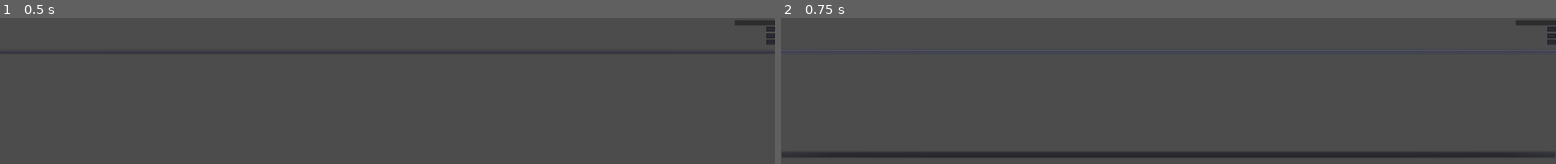
Above: before the commit, frames 1-2 (left to right).
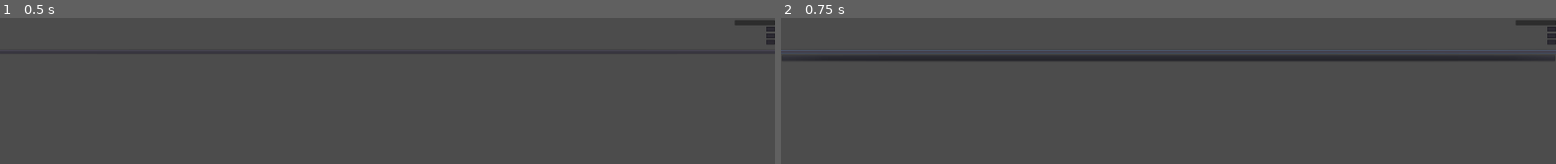
Above: after the commit, the same moments.

Repository: nicemicro/nice_tournament
Game: Godot game, scene res://subscenes/tournament/group_edit.tscn
The game is run twice, just before and just after one commit, with the same random seed, the same clock (stepped at 60 frames per second) and the same inputs. This scene is started directly instead of the project's main scene.
Inputs:
- Up to frame 1 (0.5 s): no input
- Up to frame 2 (0.75 s): click "Add map" at 0.5 s

Frame 1 is identical in both runs. In frame 2, 6.5% of the frame differs, in the area x 0-100%, y 25-96%.
Error before the commit: Invalid get index 'output' (on base: 'Nil'). (res://subscenes/tournament/group_edit.gd:16)
Error after the commit: Invalid get index 'output' (on base: 'Nil'). (res://subscenes/tournament/group_edit.gd:23)

Commit message:
Dual tourney groups added

Diff:
--- a/source/project.godot
+++ b/source/project.godot
@@ -9,6 +9,11 @@
 config_version=4
 
 _global_script_classes=[ {
+"base": "RoundResource",
+"class": "DualTourneyRound",
+"language": "GDScript",
+"path": "res://resources/dual_tourney_group.gd"
+}, {
 "base": "RoundResource",
 "class": "GroupRound",
 "language": "GDScript",
@@ -35,6 +40,7 @@
 "path": "res://resources/seed.gd"
 } ]
 _global_script_class_icons={
+"DualTourneyRound": "",
 "GroupRound": "",
 "MapResource": "",
 "PlayerResource": "",
--- /dev/null
+++ b/source/resources/dual_tourney_group.gd
@@ -0,0 +1,44 @@
+extends RoundResource
+class_name DualTourneyRound
+
+var groupNum: int = 2 setget setGroupNum, getGroupNum
+var neededWins: Array = [1, 2, 2] setget setWins, getWins
+
+func _init() -> void:
+	virtualInputMult = 0
+
+func getOutput() -> int:
+	return groupNum * 4
+
+func setOutput(newOutput: int) -> void:
+	fail(newOutput)
+
+func getInput() -> int:
+	return groupNum * 4
+
+func setInput(newInput: int) -> void:
+	fail(newInput)
+
+func setGroupNum(newNum: int) -> void:
+	if newNum < 1:
+		return
+	groupNum = newNum
+
+func getGroupNum() -> int:
+	return groupNum
+
+func setWins(newWins: Array) -> void:
+	if len(newWins) != 3:
+		printerr("The required wins should be a 3 element array of ints")
+		return
+	for winNum in newWins:
+		if not winNum is int:
+			printerr("The required wins should be a 3 element array of ints")
+			return
+		if winNum < 1:
+			printerr("The required wins has to be at least 1")
+			return
+	neededWins = newWins.duplicate()
+
+func getWins() -> Array:
+	return neededWins.duplicate()
--- /dev/null
+++ b/source/resources/dual_tourney_group.tres
@@ -0,0 +1,6 @@
+[gd_resource type="Resource" load_steps=2 format=2]
+
+[ext_resource path="res://resources/dual_tourney_group.gd" type="Script" id=1]
+
+[resource]
+script = ExtResource( 1 )
--- /dev/null
+++ b/source/subscenes/tournament/dual_tourney_edit.gd
@@ -0,0 +1,58 @@
+extends "res://subscenes/tournament/round_edit_base.gd"
+
+onready var groupNumInp: LineEdit = $GroupNum/GroupNumInput
+onready var WinsFirstInp: LineEdit = $WinsFirst/WinInput
+onready var WinsWinLosInp: LineEdit = $WinsWinnerLoser/WinInput
+onready var WinsFinalInp: LineEdit = $WinsFinal/WinInput
+
+func _ready():
+	._ready()
+	playerNumberChange()
+
+func attachResource(newRoundRes: RoundResource) -> void:
+	if not newRoundRes is DualTourneyRound:
+		assert(false, "This UI is for dual tournament rounds only.")
+		return
+	.attachResource(newRoundRes)
+
+func _on_GroupNumInput_text_changed(new_text):
+	if str(int(new_text)) != new_text:
+		groupNumInp.text = ""
+		roundRes.groupNum = 1
+	else:
+		roundRes.groupNum = int(new_text)
+		groupNumInp.text = str(roundRes.groupNum)
+	playerNumberChange()
+
+func _on_WinFirst_text_changed(new_text):
+	var winsList: Array = roundRes.neededWins
+	if str(int(new_text)) != new_text:
+		WinsFirstInp.text = ""
+		winsList[0] = 1
+		roundRes.neededWins = winsList
+		return
+	winsList[0] = int(new_text)
+	roundRes.neededWins = winsList
+	WinsFirstInp.text = str(roundRes.neededWins[0])
+
+func _on_WinWL_text_changed(new_text):
+	var winsList: Array = roundRes.neededWins
+	if str(int(new_text)) != new_text:
+		WinsWinLosInp.text = ""
+		winsList[1] = 2
+		roundRes.neededWins = winsList
+		return
+	winsList[1] = int(new_text)
+	roundRes.neededWins = winsList
+	WinsWinLosInp.text = str(roundRes.neededWins[1])
+
+func _on_WinFinal_text_changed(new_text):
+	var winsList: Array = roundRes.neededWins
+	if str(int(new_text)) != new_text:
+		WinsFinalInp.text = ""
+		winsList[2] = 2
+		roundRes.neededWins = winsList
+		return
+	winsList[2] = int(new_text)
+	roundRes.neededWins = winsList
+	WinsFinalInp.text = str(roundRes.neededWins[2])
--- /dev/null
+++ b/source/subscenes/tournament/dual_tourney_edit.tscn
@@ -0,0 +1,111 @@
+[gd_scene load_steps=4 format=2]
+
+[ext_resource path="res://fonts/default_theme.tres" type="Theme" id=1]
+[ext_resource path="res://subscenes/tournament/round_edit_base.tscn" type="PackedScene" id=2]
+[ext_resource path="res://subscenes/tournament/dual_tourney_edit.gd" type="Script" id=3]
+
+[node name="GroupEdit" instance=ExtResource( 2 )]
+script = ExtResource( 3 )
+
+[node name="Label" parent="." index="0"]
+text = "Group"
+
+[node name="PlayerCounter" parent="HBoxContainer" index="1"]
+text = "6"
+
+[node name="GroupNum" type="HBoxContainer" parent="." index="2"]
+margin_top = 90.0
+margin_right = 1920.0
+margin_bottom = 136.0
+
+[node name="Label" type="Label" parent="GroupNum" index="0"]
+margin_top = 5.0
+margin_right = 1798.0
+margin_bottom = 41.0
+size_flags_horizontal = 3
+theme = ExtResource( 1 )
+text = "Number of groups:"
+
+[node name="GroupNumInput" type="LineEdit" parent="GroupNum" index="1"]
+margin_left = 1802.0
+margin_right = 1920.0
+margin_bottom = 46.0
+theme = ExtResource( 1 )
+text = "2"
+max_length = 1
+placeholder_text = "1"
+
+[node name="WinsFirst" type="HBoxContainer" parent="." index="3"]
+margin_top = 140.0
+margin_right = 1920.0
+margin_bottom = 186.0
+
+[node name="Label" type="Label" parent="WinsFirst" index="0"]
+margin_top = 5.0
+margin_right = 1798.0
+margin_bottom = 41.0
+size_flags_horizontal = 3
+theme = ExtResource( 1 )
+text = "Wins needed for first 1v1:"
+
+[node name="WinInput" type="LineEdit" parent="WinsFirst" index="1"]
+margin_left = 1802.0
+margin_right = 1920.0
+margin_bottom = 46.0
+theme = ExtResource( 1 )
+text = "1"
+max_length = 1
+placeholder_text = "1"
+
+[node name="WinsWinnerLoser" type="HBoxContainer" parent="." index="4"]
+margin_top = 190.0
+margin_right = 1920.0
+margin_bottom = 236.0
+
+[node name="Label" type="Label" parent="WinsWinnerLoser" index="0"]
+margin_top = 5.0
+margin_right = 1798.0
+margin_bottom = 41.0
+size_flags_horizontal = 3
+theme = ExtResource( 1 )
+text = "Wins: winners' and losers' match:"
+
+[node name="WinInput" type="LineEdit" parent="WinsWinnerLoser" index="1"]
+margin_left = 1802.0
+margin_right = 1920.0
+margin_bottom = 46.0
+theme = ExtResource( 1 )
+text = "2"
+max_length = 1
+placeholder_text = "2"
+
+[node name="WinsFinal" type="HBoxContainer" parent="." index="5"]
+margin_top = 240.0
+margin_right = 1920.0
+margin_bottom = 286.0
+
+[node name="Label" type="Label" parent="WinsFinal" index="0"]
+margin_top = 5.0
+margin_right = 1798.0
+margin_bottom = 41.0
+size_flags_horizontal = 3
+theme = ExtResource( 1 )
+text = "Wins needed for final match:"
+
+[node name="WinInput" type="LineEdit" parent="WinsFinal" index="1"]
+margin_left = 1802.0
+margin_right = 1920.0
+margin_bottom = 46.0
+theme = ExtResource( 1 )
+text = "2"
+max_length = 1
+placeholder_text = "2"
+
+[node name="MapPoolEditor" parent="." index="6"]
+margin_top = 290.0
+margin_bottom = 376.0
+
+[connection signal="text_changed" from="GroupNum/GroupNumInput" to="." method="_on_GroupNumInput_text_changed"]
+[connection signal="text_changed" from="WinsFirst/WinInput" to="." method="_on_WinFirst_text_changed"]
+[connection signal="text_changed" from="WinsWinnerLoser/WinInput" to="." method="_on_WinWL_text_changed"]
+[connection signal="text_changed" from="WinsFinal/WinInput" to="." method="_on_WinFinal_text_changed"]
--- a/source/subscenes/tournament/group_edit.gd
+++ b/source/subscenes/tournament/group_edit.gd
@@ -3,12 +3,6 @@
 onready var groupSizeInp: LineEdit = $GroupSize/GroupSizeInput
 onready var groupNumInp: LineEdit = $GroupNum/GroupNumInput
 onready var neededWins: LineEdit = $NeededWins/WinInput
-onready var availableList: PopupMenu = $AvailableMaps
-onready var addedList: VBoxContainer = $MapPool
-
-var availableMaps: Array
-
-const mapDisplayScenePath: String = "res://subscenes/tournament/map_in_pool_display.tscn"
 
 func _ready():
 	._ready()
@@ -16,7 +10,7 @@
 
 func attachResource(newRoundRes: RoundResource) -> void:
 	if not newRoundRes is GroupRound:
-		assert(false, "This UI is for seed rounds only.")
+		assert(false, "This UI is for group rounds only.")
 		return
 	.attachResource(newRoundRes)
 
@@ -45,43 +39,3 @@
 		return
 	roundRes.neededWins = int(new_text)
 	neededWins.text = str(roundRes.neededWins)
-
-func _on_MapChoice_pressed():
-	availableList.clear()
-	availableMaps = []
-	for mapRes in Global.maps.values():
-		if mapRes in roundRes.mapPool:
-			continue
-		availableList.add_item(mapRes.name)
-		availableMaps.append(mapRes)
-	availableList.show()
-
-func _on_AvailableMaps_id_pressed(id):
-	roundRes.addMap(availableMaps[id])
-	var newScene: PackedScene = preload(mapDisplayScenePath)
-	var newNode: HBoxContainer = newScene.instance()
-	newNode.attachResource(availableMaps[id])
-	newNode.connect("action", self, "_on_mapAction_pressed")
-	addedList.add_child(newNode)
-
-func _on_mapAction_pressed(mapRes: MapResource, actionId: int) -> void:
-	var mapIndex: int = roundRes.mapPool.find(mapRes)
-	var nodeToActOn: Node = addedList.get_child(mapIndex)
-	if actionId == 2:
-		# Delete
-		roundRes.removeMap(mapRes)
-		nodeToActOn.queue_free()
-		return
-	var newPos: int
-	if actionId == 0:
-		# Move up
-		if mapIndex == 0:
-			return
-		newPos = mapIndex - 1
-	if actionId == 1:
-		# Move down
-		if mapIndex == len(roundRes.mapPool) - 1:
-			return
-		newPos = mapIndex + 1
-	addedList.move_child(nodeToActOn, newPos)
-	roundRes.moveMap(mapRes, newPos)
--- a/source/subscenes/tournament/group_edit.tscn
+++ b/source/subscenes/tournament/group_edit.tscn
@@ -79,34 +79,10 @@
 max_length = 1
 placeholder_text = "1"
 
-[node name="MapPoolHeader" type="Label" parent="." index="5"]
+[node name="MapPoolEditor" parent="." index="5"]
 margin_top = 240.0
-margin_right = 1920.0
-margin_bottom = 276.0
-theme = ExtResource( 1 )
-text = "Map pool"
-align = 1
-
-[node name="MapPool" type="VBoxContainer" parent="." index="6"]
-margin_top = 280.0
-margin_right = 1920.0
-margin_bottom = 280.0
-
-[node name="MapChoice" type="Button" parent="." index="7"]
-margin_top = 284.0
-margin_right = 1920.0
 margin_bottom = 326.0
-theme = ExtResource( 1 )
-text = "Add map"
-
-[node name="AvailableMaps" type="PopupMenu" parent="." index="8"]
-margin_top = 330.0
-margin_right = 1920.0
-margin_bottom = 350.0
-theme = ExtResource( 1 )
 
 [connection signal="text_changed" from="GroupSize/GroupSizeInput" to="." method="_on_GroupSizeInput_text_changed"]
 [connection signal="text_changed" from="GroupNum/GroupNumInput" to="." method="_on_GroupNumInput_text_changed"]
 [connection signal="text_changed" from="NeededWins/WinInput" to="." method="_on_WinInput_text_changed"]
-[connection signal="pressed" from="MapChoice" to="." method="_on_MapChoice_pressed"]
-[connection signal="id_pressed" from="AvailableMaps" to="." method="_on_AvailableMaps_id_pressed"]
--- /dev/null
+++ b/source/subscenes/tournament/map_pool_editor.gd
@@ -0,0 +1,55 @@
+extends VBoxContainer
+
+onready var availableList: PopupMenu = $AvailableMaps
+onready var addedList: VBoxContainer = $MapPool
+
+var availableMaps: Array
+var roundRes: RoundResource
+
+const mapDisplayScenePath: String = "res://subscenes/tournament/map_in_pool_display.tscn"
+
+func attachResource(newRoundRes: RoundResource) -> void:
+	if roundRes != null:
+		printerr("Resource already set")
+		return
+	roundRes = newRoundRes
+
+func _on_MapChoice_pressed():
+	availableList.clear()
+	availableMaps = []
+	for mapRes in Global.maps.values():
+		if mapRes in roundRes.mapPool:
+			continue
+		availableList.add_item(mapRes.name)
+		availableMaps.append(mapRes)
+	availableList.show()
+
+func _on_AvailableMaps_id_pressed(id):
+	roundRes.addMap(availableMaps[id])
+	var newScene: PackedScene = preload(mapDisplayScenePath)
+	var newNode: HBoxContainer = newScene.instance()
+	newNode.attachResource(availableMaps[id])
+	newNode.connect("action", self, "_on_mapAction_pressed")
+	addedList.add_child(newNode)
+
+func _on_mapAction_pressed(mapRes: MapResource, actionId: int) -> void:
+	var mapIndex: int = roundRes.mapPool.find(mapRes)
+	var nodeToActOn: Node = addedList.get_child(mapIndex)
+	if actionId == 2:
+		# Delete
+		roundRes.removeMap(mapRes)
+		nodeToActOn.queue_free()
+		return
+	var newPos: int
+	if actionId == 0:
+		# Move up
+		if mapIndex == 0:
+			return
+		newPos = mapIndex - 1
+	if actionId == 1:
+		# Move down
+		if mapIndex == len(roundRes.mapPool) - 1:
+			return
+		newPos = mapIndex + 1
+	addedList.move_child(nodeToActOn, newPos)
+	roundRes.moveMap(mapRes, newPos)
--- /dev/null
+++ b/source/subscenes/tournament/map_pool_editor.tscn
@@ -0,0 +1,39 @@
+[gd_scene load_steps=3 format=2]
+
+[ext_resource path="res://fonts/default_theme.tres" type="Theme" id=1]
+[ext_resource path="res://subscenes/tournament/map_pool_editor.gd" type="Script" id=2]
+
+[node name="MapPoolEditor" type="VBoxContainer"]
+margin_top = 280.0
+margin_right = 1920.0
+margin_bottom = 326.0
+rect_pivot_offset = Vector2( -625, -483 )
+script = ExtResource( 2 )
+
+[node name="MapPoolHeader" type="Label" parent="."]
+margin_right = 1920.0
+margin_bottom = 36.0
+theme = ExtResource( 1 )
+text = "Map pool"
+align = 1
+
+[node name="MapPool" type="VBoxContainer" parent="."]
+margin_top = 40.0
+margin_right = 1920.0
+margin_bottom = 40.0
+
+[node name="MapChoice" type="Button" parent="."]
+margin_top = 44.0
+margin_right = 1920.0
+margin_bottom = 86.0
+theme = ExtResource( 1 )
+text = "Add map"
+
+[node name="AvailableMaps" type="PopupMenu" parent="."]
+margin_top = 90.0
+margin_right = 1920.0
+margin_bottom = 110.0
+theme = ExtResource( 1 )
+
+[connection signal="pressed" from="MapChoice" to="." method="_on_MapChoice_pressed"]
+[connection signal="id_pressed" from="AvailableMaps" to="." method="_on_AvailableMaps_id_pressed"]
--- a/source/subscenes/tournament/round_edit_base.gd
+++ b/source/subscenes/tournament/round_edit_base.gd
@@ -1,16 +1,23 @@
 extends VBoxContainer
 
 onready var playerNumber: LineEdit = $HBoxContainer/PlayerCounter
+onready var mapPoolEditor: VBoxContainer = $MapPoolEditor
 
 var roundRes: RoundResource
 
 signal playerNumChange
+
+func _ready():
+	if roundRes != null:
+		mapPoolEditor.attachResource(roundRes)
 
 func attachResource(newRoundRes: RoundResource) -> void:
 	if roundRes != null:
 		printerr("Resource already set")
 		return
 	roundRes = newRoundRes
+	if mapPoolEditor != null:
+		mapPoolEditor.attachResource(roundRes)
 
 func playerNumberChange() -> void:
 	playerNumber.text = str(roundRes.output)
--- a/source/subscenes/tournament/round_edit_base.tscn
+++ b/source/subscenes/tournament/round_edit_base.tscn
@@ -1,7 +1,8 @@
-[gd_scene load_steps=3 format=2]
+[gd_scene load_steps=4 format=2]
 
 [ext_resource path="res://fonts/default_theme.tres" type="Theme" id=1]
 [ext_resource path="res://subscenes/tournament/round_edit_base.gd" type="Script" id=2]
+[ext_resource path="res://subscenes/tournament/map_pool_editor.tscn" type="PackedScene" id=3]
 
 [node name="RoundEdiitBase" type="VBoxContainer"]
 anchor_right = 1.0
@@ -38,3 +39,7 @@
 theme = ExtResource( 1 )
 text = "0"
 editable = false
+
+[node name="MapPoolEditor" parent="." instance=ExtResource( 3 )]
+margin_top = 90.0
+margin_bottom = 176.0
--- a/source/subscenes/tournament/seeded_players.gd
+++ b/source/subscenes/tournament/seeded_players.gd
@@ -8,7 +8,7 @@
 var availabePlayers: Array = []
 
 func _ready():
-	pass
+	mapPoolEditor.visible = false
 
 func attachResource(newRoundRes: RoundResource) -> void:
 	if not newRoundRes is SeedRound:
--- a/source/subscenes/tournament/seeded_players.tscn
+++ b/source/subscenes/tournament/seeded_players.tscn
@@ -30,6 +30,10 @@
 size_flags_vertical = 3
 theme = ExtResource( 1 )
 
+[node name="MapPoolEditor" parent="." index="5"]
+margin_top = 140.0
+margin_bottom = 226.0
+
 [connection signal="mouse_entered" from="Button" to="." method="_on_Button_mouse_entered"]
 [connection signal="pressed" from="Button" to="." method="_on_Button_pressed"]
 [connection signal="id_pressed" from="AvailablePlayers" to="." method="_on_AvailablePlayers_id_pressed"]
--- a/source/subscenes/tournament/tournament_editor.gd
+++ b/source/subscenes/tournament/tournament_editor.gd
@@ -10,6 +10,7 @@
 const levelContainerScenePath: String = "res://subscenes/tournament/level_container.tscn"
 const seedScenePath: String = "res://subscenes/tournament/seeded_players.tscn"
 const GroupEditScenePath: String = "res://subscenes/tournament/group_edit.tscn"
+const DualTourneyEditScenePath: String = "res://subscenes/tournament/dual_tourney_edit.tscn"
 
 signal backPressed
 
@@ -40,6 +41,9 @@
 		1:
 			roundRes = GroupRound.new()
 			scenePath = GroupEditScenePath
+		2:
+			roundRes = DualTourneyRound.new()
+			scenePath = DualTourneyEditScenePath
 	Tournament.addRound(roundRes, selectedLevel)
 	addNewRound(roundRes, scenePath)
 	if len(levelContainers) - 1 == selectedLevel:
